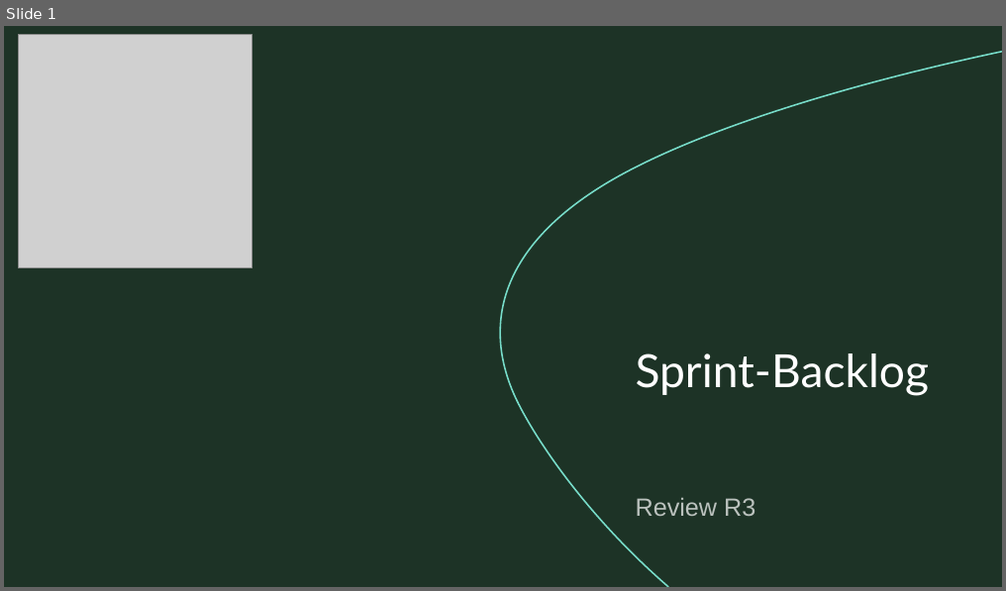
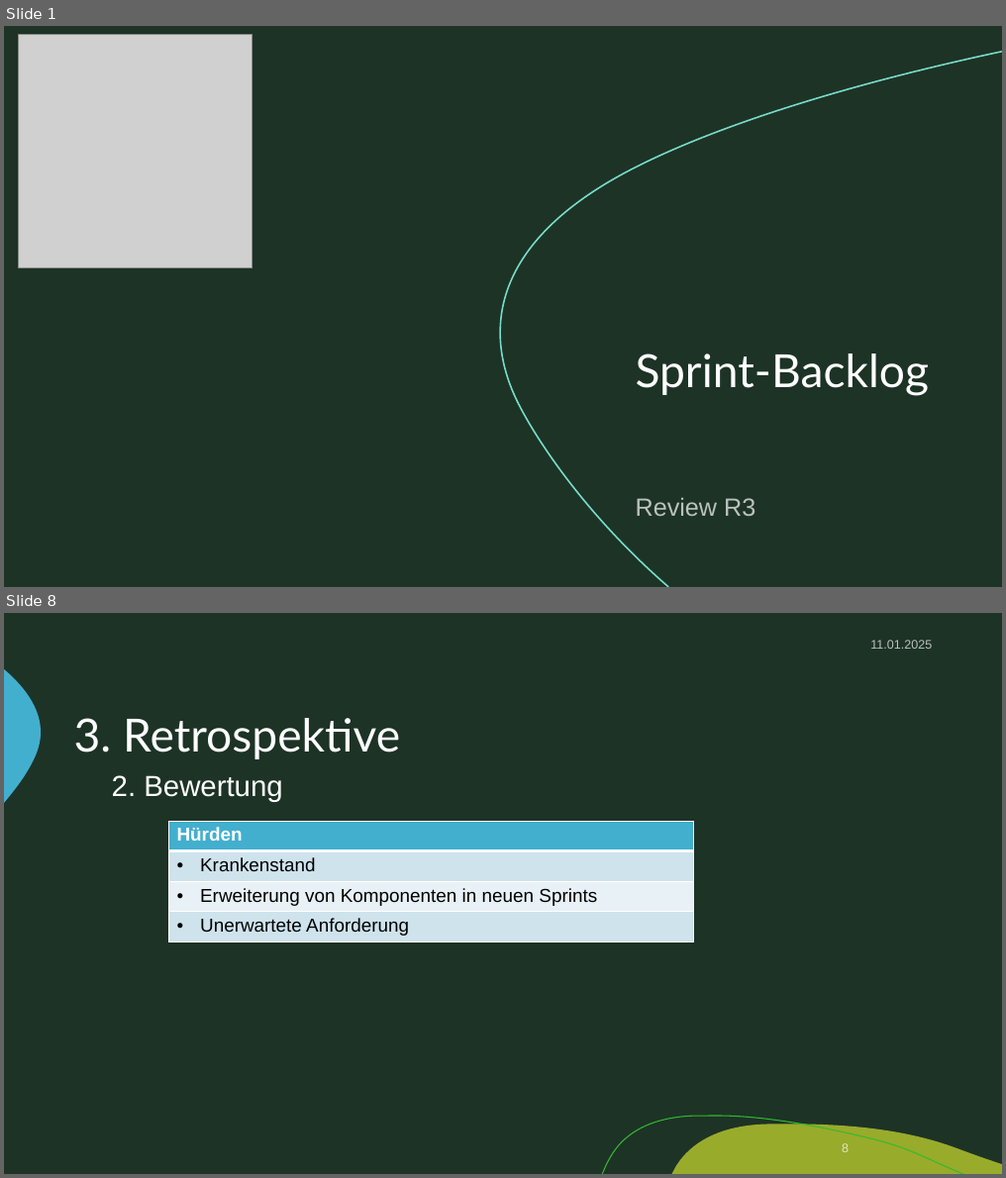
Before and after one commit to zIExpantion/ZumGelbenBach, a slide deck: Dokumente/Sprint-Backlog/Sprint-Backlog3.pptx. Shown one above the other, each under a label of ours: slide 1 before the commit, slides 1 and 8 after it; the slides between them are not shown. The pictures are 1006x591 and 1006x1178 pixels, drawn with LibreOffice and Linux fonts; fonts in the diff are those of the drawing; grey boxes stand for pictures; background and template pictures are left out. Boxes give left, top, right and bottom in pixels: in the first picture for what was removed or moved away, otherwise in the second. Text is boxed around its words. In the diff, an @@ line names an element or a change of style, - is before the commit and + after.

```diff
--- a/Dokumente/Sprint-Backlog/Sprint-Backlog3.pptx
+++ b/Dokumente/Sprint-Backlog/Sprint-Backlog3.pptx
@@ slide 8 added at [4, 613, 1002, 1174], background #1D3326; not listed: 3 template elements that a slide beside it also shows @@
@@ text added at [870, 640, 932, 649], 12 pt, text #FFFFFF at 70% opacity @@
+11.01.2025
@@ title added at [74, 718, 400, 760], 44 pt, text #FFFFFF @@
+3. Retrospektive
@@ text added at [112, 775, 282, 802], 28 pt, text #FFFFFF @@
+2. Bewertung
@@ table added at [169, 821, 693, 943], 4 rows, 1 columns @@
+Hürden
+Krankenstand
+Erweiterung von Komponenten in neuen Sprints
+Unerwartete Anforderung
@@ page number added at [842, 1144, 848, 1153], 12 pt, text #FFFFFF at 70% opacity @@
+8
```
Also in this commit, not shown: 21 slides changed.
